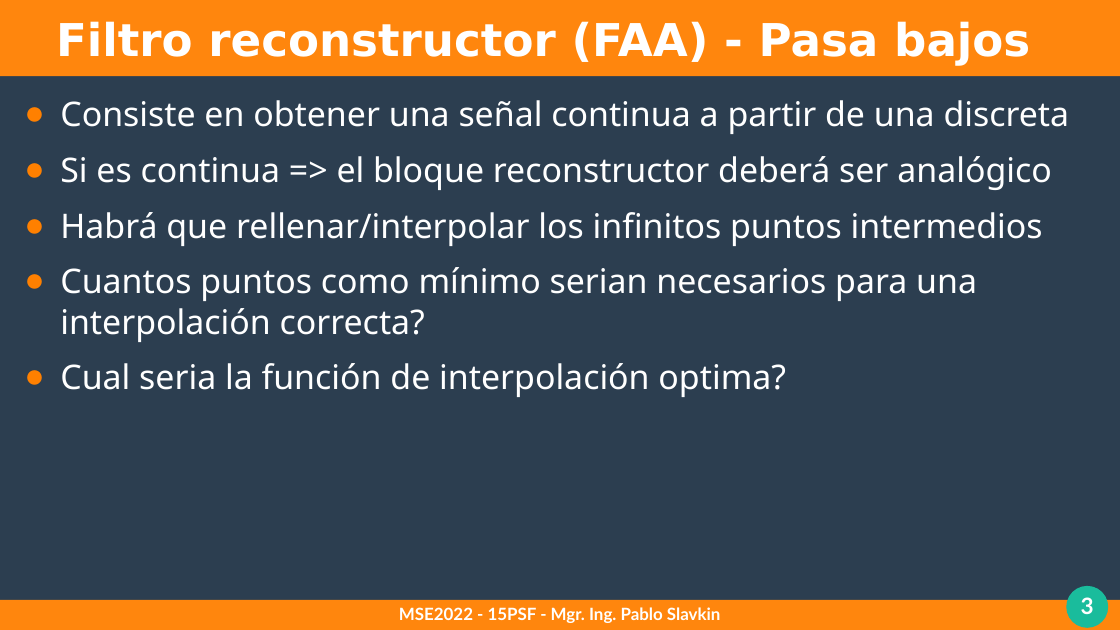
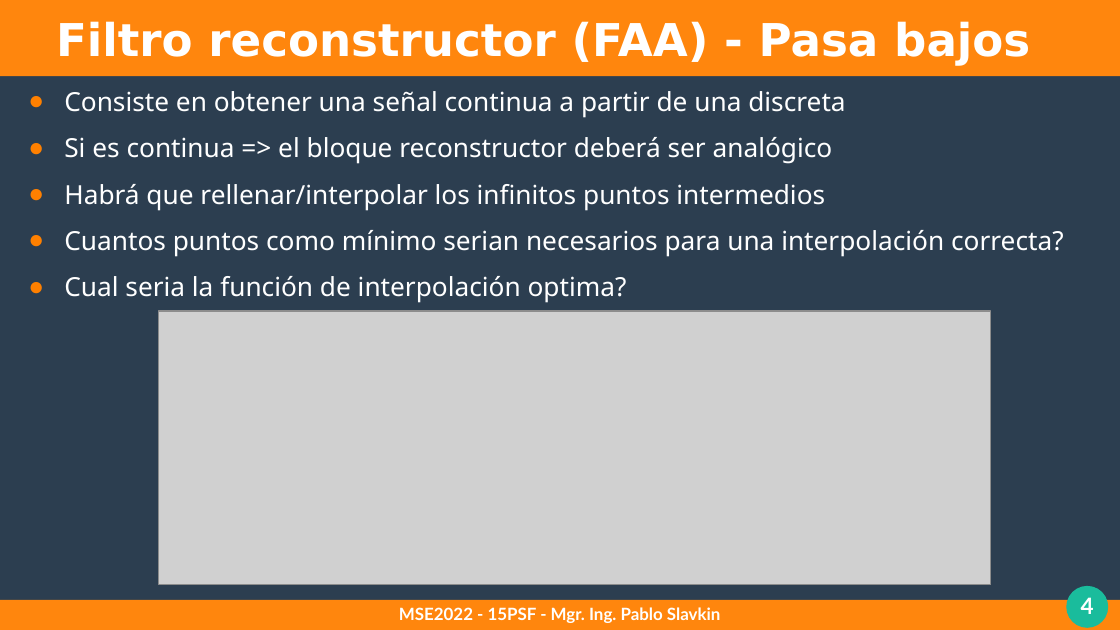
Before and after one commit to pslavkin/psf_2022, a slide deck: slide 4 of clases/2_clase/2_clase.odp (slide 3 before the commit). Drawn at 1120x630 pixels with LibreOffice and Linux fonts; fonts in the diff are those of the drawing; grey boxes stand for pictures. Boxes give left, top, right and bottom in pixels: in the first picture for what was removed or moved away, otherwise in the second. Text is boxed around its words. In the diff, an @@ line names an element or a change of style, - is before the commit and + after.

```diff
--- a/clases/2_clase/2_clase.odp
+++ b/clases/2_clase/2_clase.odp
@@ text "Consiste en obtener una señal ...": place and size @@
-text "Consiste en obtener una señal ..." at (60,100,1070,397)
+text "Consiste en obtener una señal ..." at (64,91,1064,303)
@@ text "Consiste en obtener una señal ..." at (64,91,1064,303): size 24 to 18.6 pt @@
@@ picture added at (159,311,991,584) @@
@@ page number at (1081,597,1094,614): text changed @@
-3
+4
```
Also in this commit, not shown: 6 other slides changed, 4 slides added, 18 other files.
